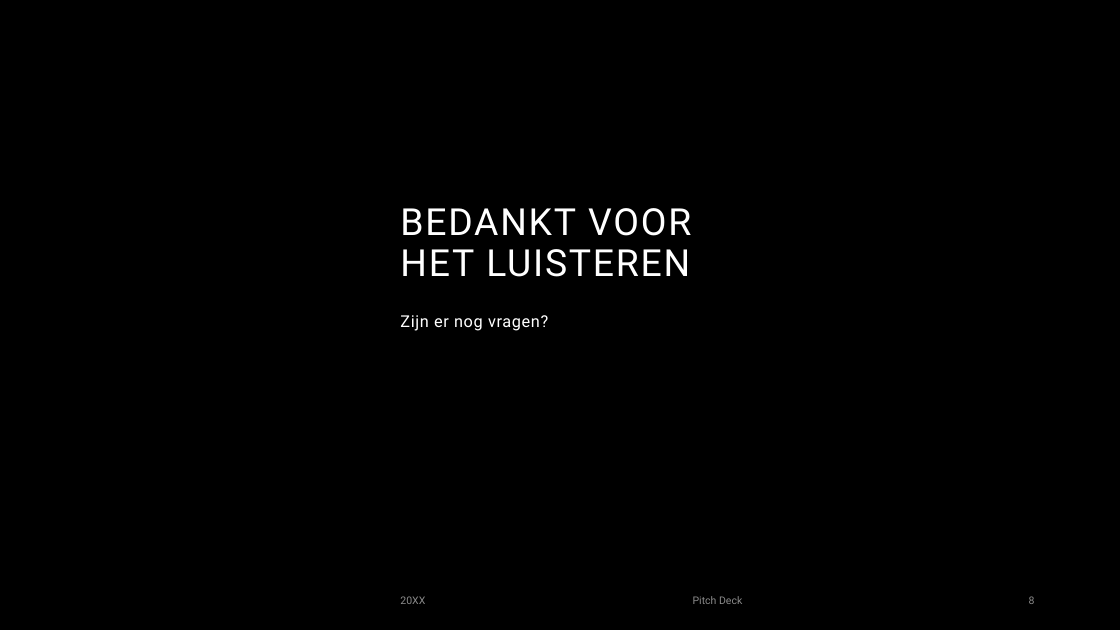
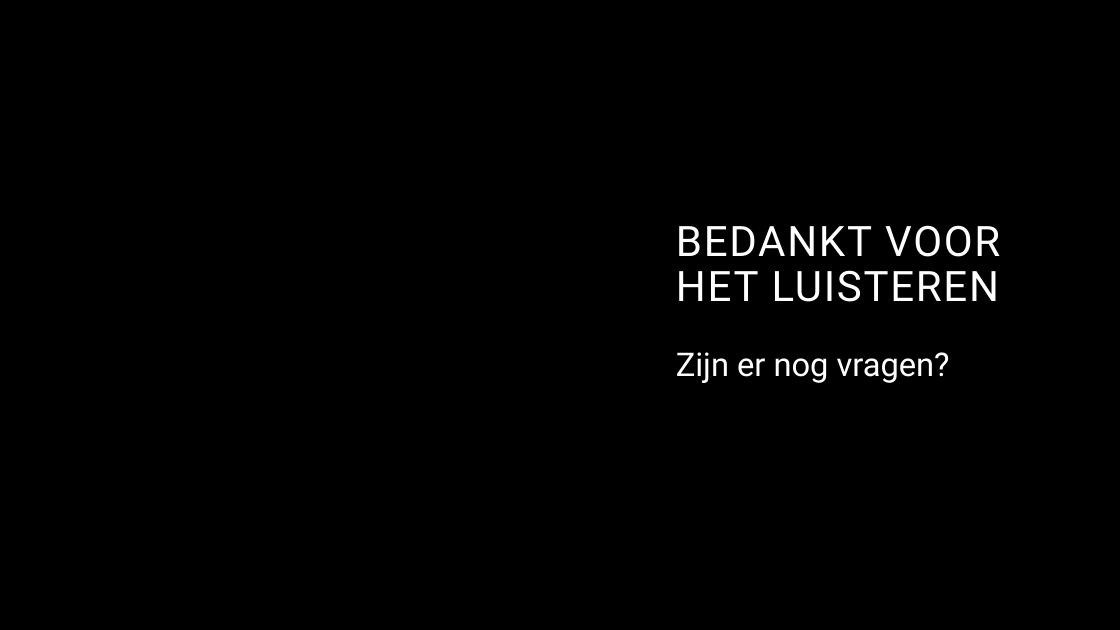
Before and after one commit to Andyke87/Groep4Fleetmanager, a slide deck: slide 8 of Fleetmanager.pptx. Drawn at 1120x630 pixels with LibreOffice and Linux fonts; fonts in the diff are those of the drawing; background and template pictures are left out. Boxes give left, top, right and bottom in pixels: in the first picture for what was removed or moved away, otherwise in the second. Text is boxed around its words. In the diff, an @@ line names an element or a change of style, - is before the commit and + after.

```diff
--- a/Fleetmanager.pptx
+++ b/Fleetmanager.pptx
@@ text "BEDANKT VOOR HET LUISTEREN": place and size @@
-text "BEDANKT VOOR HET LUISTEREN" at (400, 208, 691, 277)
+text "BEDANKT VOOR HET LUISTEREN" at (676, 225, 1000, 302)
@@ text "BEDANKT VOOR HET LUISTEREN" at (676, 225, 1000, 302): size 32 to 36 pt; vertical alignment bottom to middle @@
@@ text "Zijn er nog vragen?": place and size @@
-text "Zijn er nog vragen?" at (400, 315, 548, 331)
+text "Zijn er nog vragen?" at (676, 352, 950, 383)
@@ text "Zijn er nog vragen?" at (676, 352, 950, 383): size 14 to 28 pt, letter spacing 0.5 to 0 pt; line spacing 1.5 to 0.9 @@
@@ text removed at (400, 596, 425, 604) @@
-20XX
@@ text removed at (693, 596, 742, 604) @@
-Pitch Deck
@@ page number removed at (1029, 596, 1035, 604) @@
-8
```
Also in this commit, not shown: 5 other slides changed, 1 slide added, 1 slide removed.
